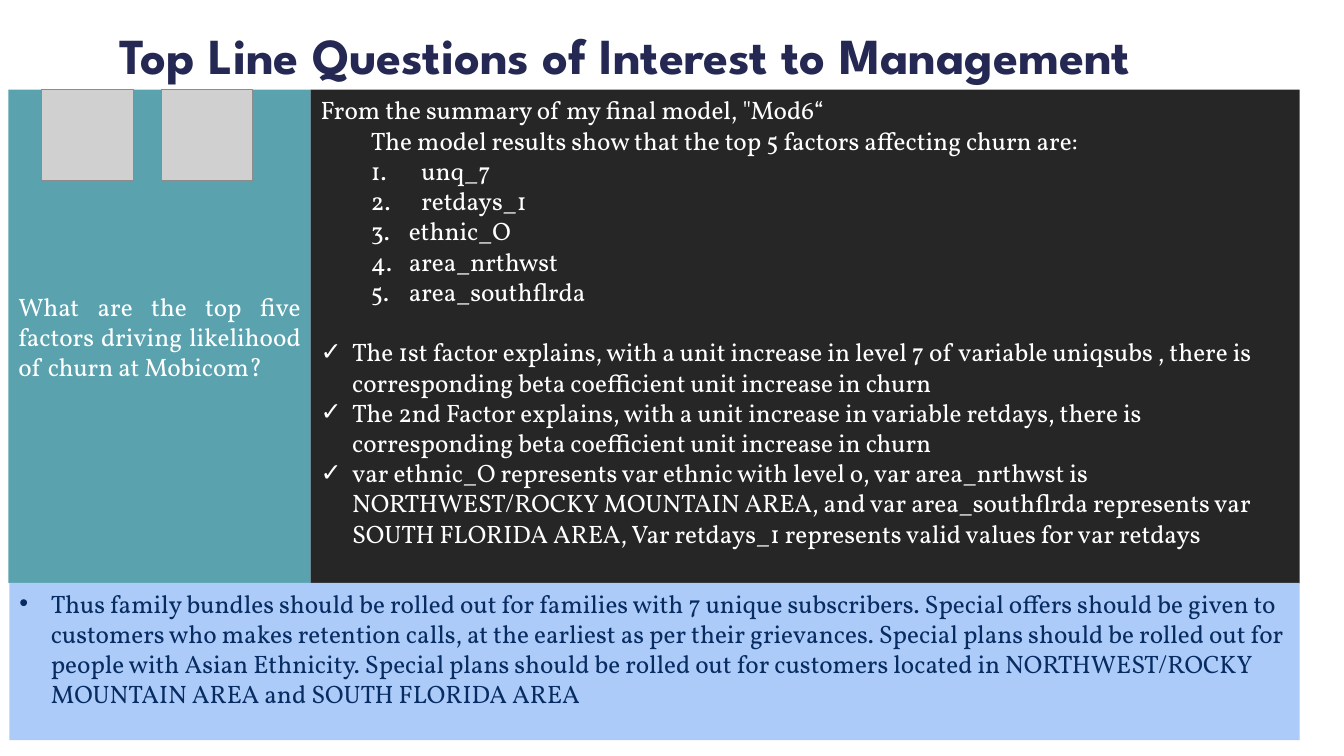
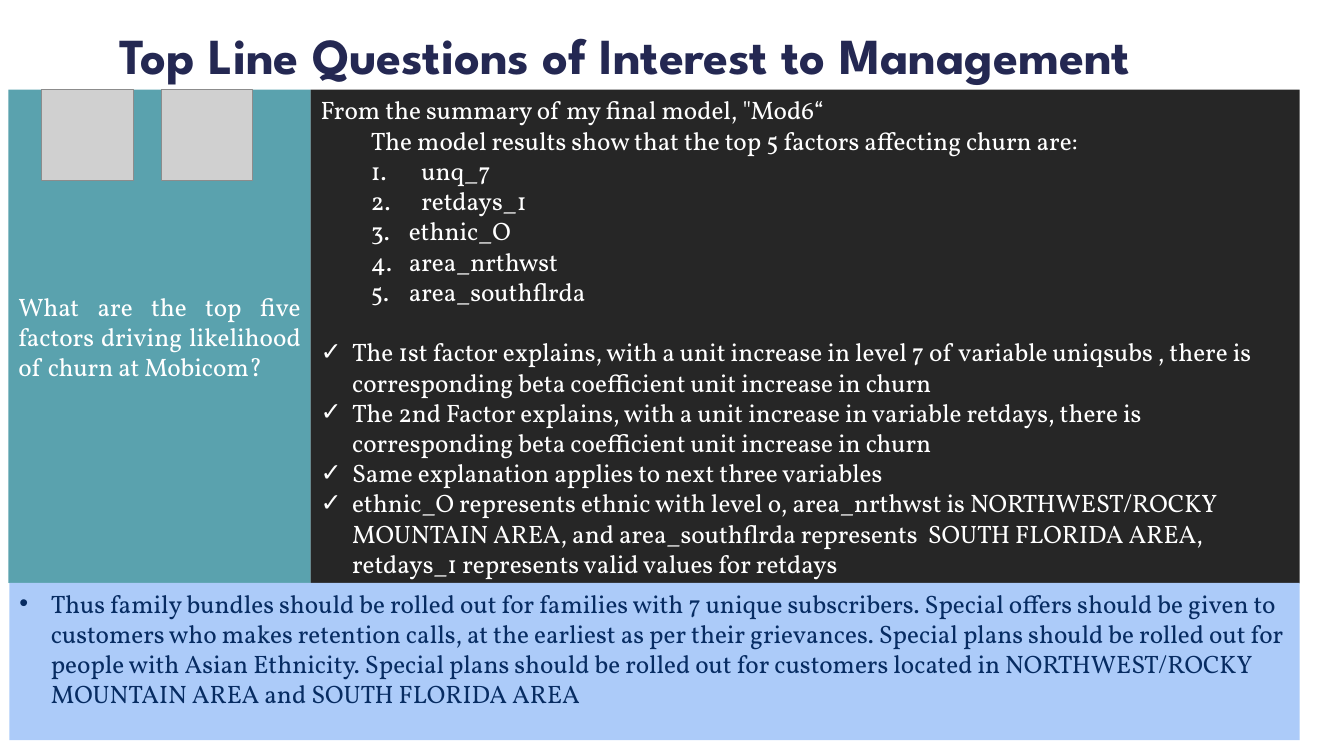
Before and after one commit to sravanvvijay/my-Capstone, a slide deck: slide 3 of Telecom Churn Analysis-Anand Version.pptx. Drawn at 1344x756 pixels with LibreOffice and Linux fonts; fonts in the diff are those of the drawing; grey boxes stand for pictures; background and template pictures are left out. Boxes give left, top, right and bottom in pixels: in the first picture for what was removed or moved away, otherwise in the second. Text is boxed around its words. In the diff, an @@ line names an element or a change of style, - is before the commit and + after.

```diff
--- a/Telecom Churn Analysis-Anand Version.pptx
+++ b/Telecom Churn Analysis-Anand Version.pptx
@@ text in rectangle at (352, 464, 1217, 584): text changed @@
-✓ var ethnic_O represents var ethnic with level o, var area_nrthwst is NORTHWEST/ROCKY MOUNTAIN AREA, and var area_southflrda represents var SOUTH FLORIDA AREA, Var retdays_1 represents valid values for var retdays
+✓ Same explanation applies to next three variables
+✓ ethnic_O represents ethnic with level o, area_nrthwst is NORTHWEST/ROCKY MOUNTAIN AREA, and area_southflrda represents SOUTH FLORIDA AREA, retdays_1 represents valid values for retdays
```
Also in this commit, not shown: 2 other slides changed.
